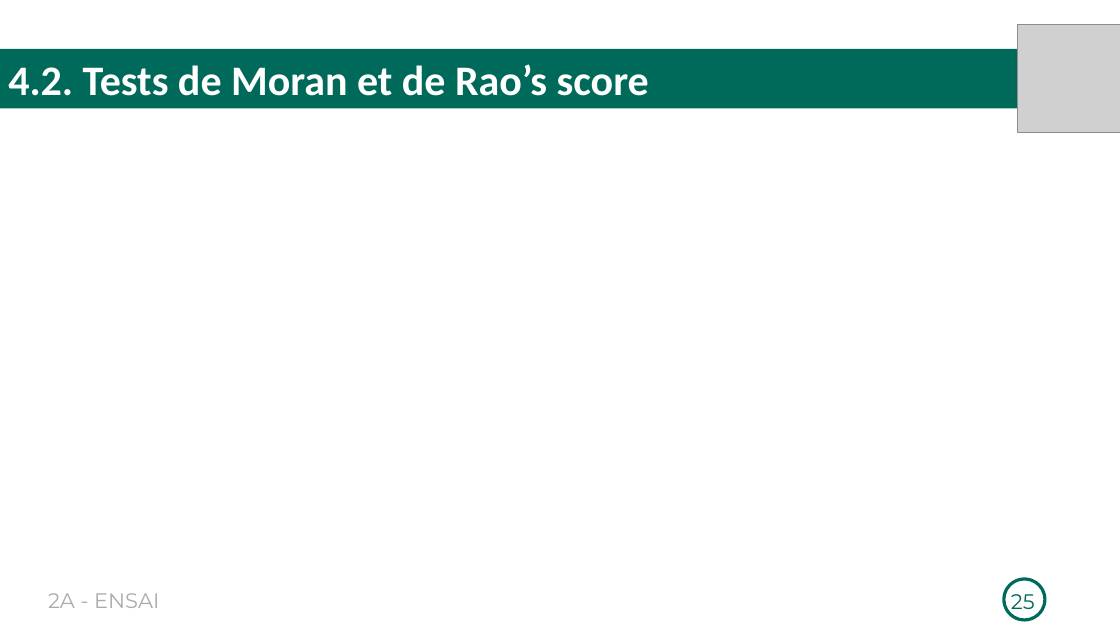
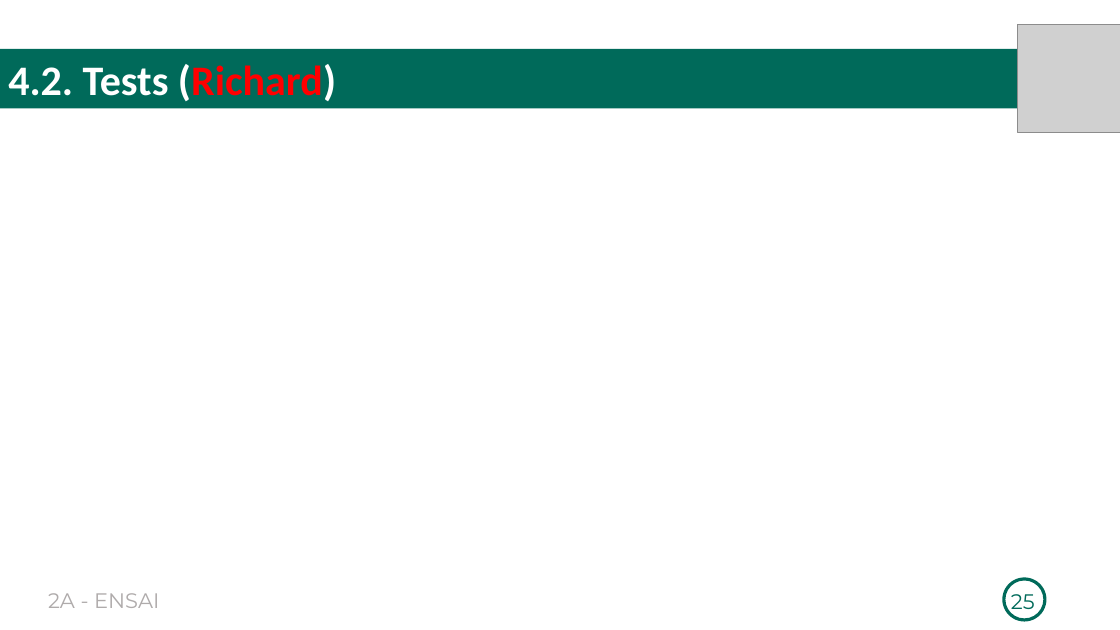
Before and after one commit to Richard-GOZAN/Projet-Stat-2A-Ensai, a slide deck: slide 25 of Présentation/Soutenance_Groupe25.pptx. Drawn at 1120x630 pixels with LibreOffice and Linux fonts; fonts in the diff are those of the drawing; grey boxes stand for pictures. Boxes give left, top, right and bottom in pixels: in the first picture for what was removed or moved away, otherwise in the second. Text is boxed around its words. In the diff, an @@ line names an element or a change of style, - is before the commit and + after.

```diff
--- a/Présentation/Soutenance_Groupe25.pptx
+++ b/Présentation/Soutenance_Groupe25.pptx
@@ text in rectangle at <box>8,64,336,101</box>: text changed @@
-4.2. Tests de Moran et de Rao’s score
+4.2. Tests (Richard)
```
Also in this commit, not shown: 12 other slides changed, 3 slides added, 3 slides removed, 1 other file.
